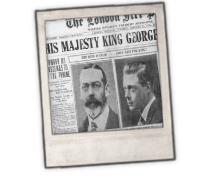
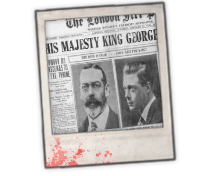
Before/after of a 210 × 176 layered artwork. What changed in the layer stack:
added layer "Layer 4" (hard light, 65%) above "Layer 1" over left=42, top=129, right=130, bottom=170
